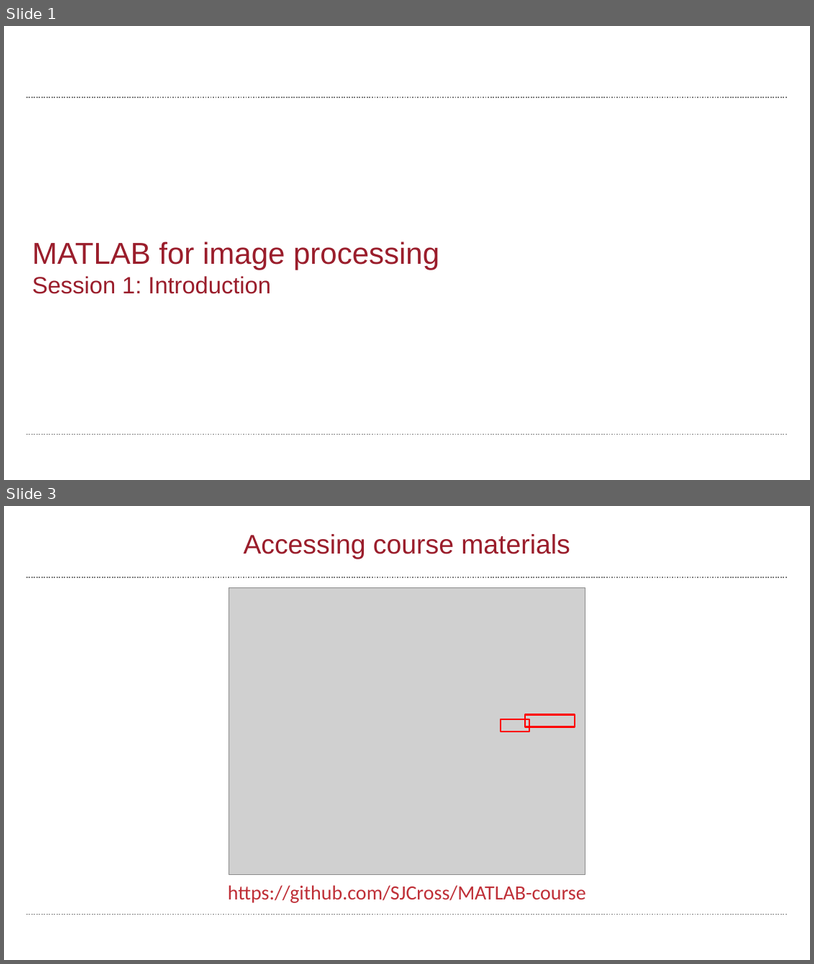
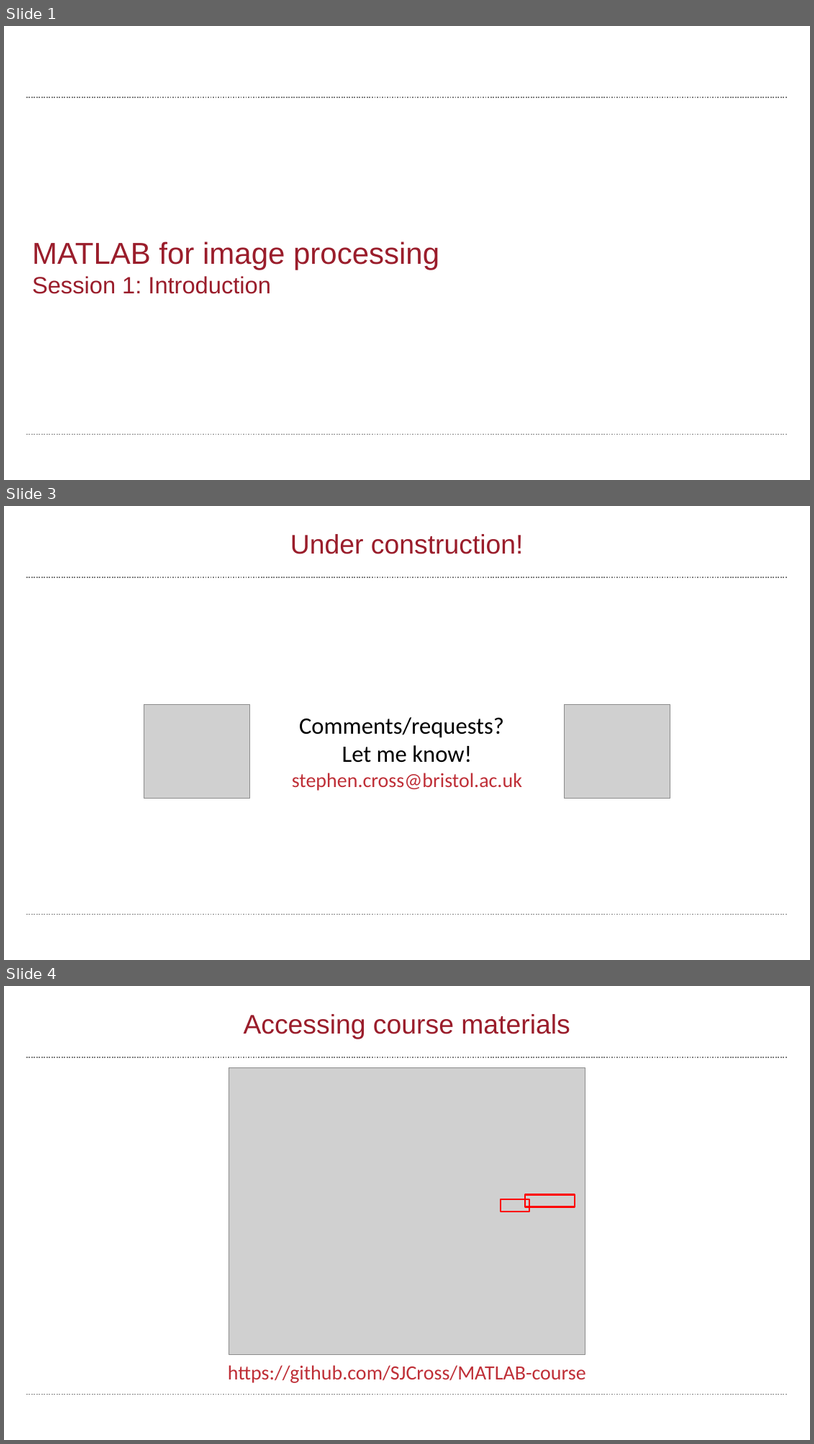
Before and after one commit to wbif-bristol/MATLAB-course, a slide deck: Session 1 - Introduction to MATLAB/MATLAB Session 1.pptx. Shown one above the other, each under a label of ours: slides 1 and 3 before the commit, slides 1, 3 and 4 after it; the slides between them are not shown. The pictures are 814x964 and 814x1444 pixels, drawn with LibreOffice and Linux fonts; fonts in the diff are those of the drawing; grey boxes stand for pictures; background and template pictures are left out. Boxes give left, top, right and bottom in pixels: in the first picture for what was removed or moved away, otherwise in the second. Text is boxed around its words. In the diff, an @@ line names an element or a change of style, - is before the commit and + after.

```diff
--- a/Session 1 - Introduction to MATLAB/MATLAB Session 1.pptx
+++ b/Session 1 - Introduction to MATLAB/MATLAB Session 1.pptx
@@ slide 3 added at (x1=4, y1=506, x2=810, y2=960), background #FFFFFF; not listed: 2 template elements that a slide beside it also shows @@
@@ title added at (x1=291, y1=534, x2=524, y2=554), 32 pt, text #9A1D2B @@
+Under construction!
@@ picture added at (x1=144, y1=704, x2=250, y2=798) @@
@@ text added at (x1=292, y1=717, x2=522, y2=790), 28 pt, text #000000 @@
+Comments/requests?
+Let me know!
+stephen.cross@bristol.ac.uk
@@ picture added at (x1=565, y1=704, x2=671, y2=798) @@
@@ what was slide 3 is now slide 4 @@
```
Also in this commit, not shown: 1 slide changed, 3 other files.
